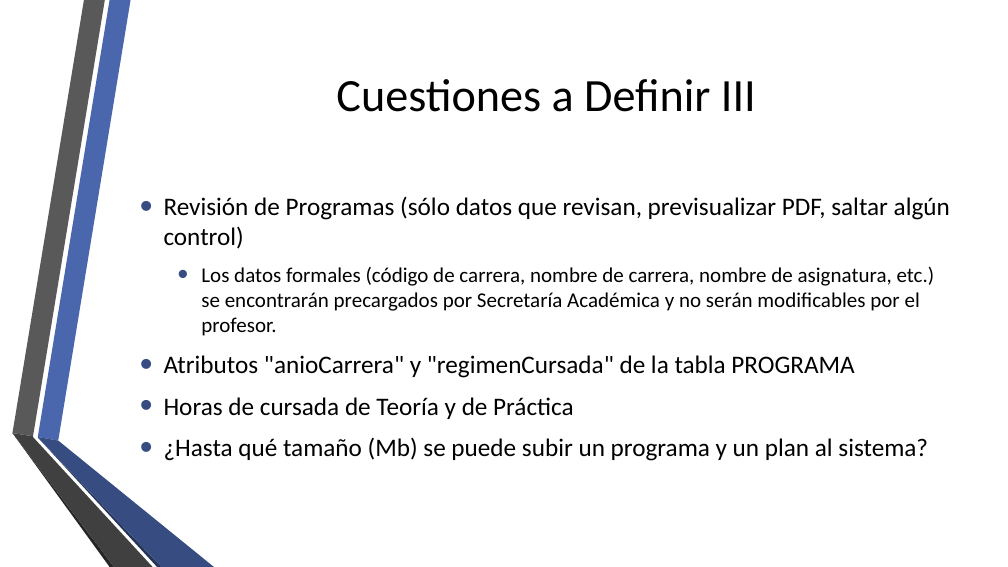
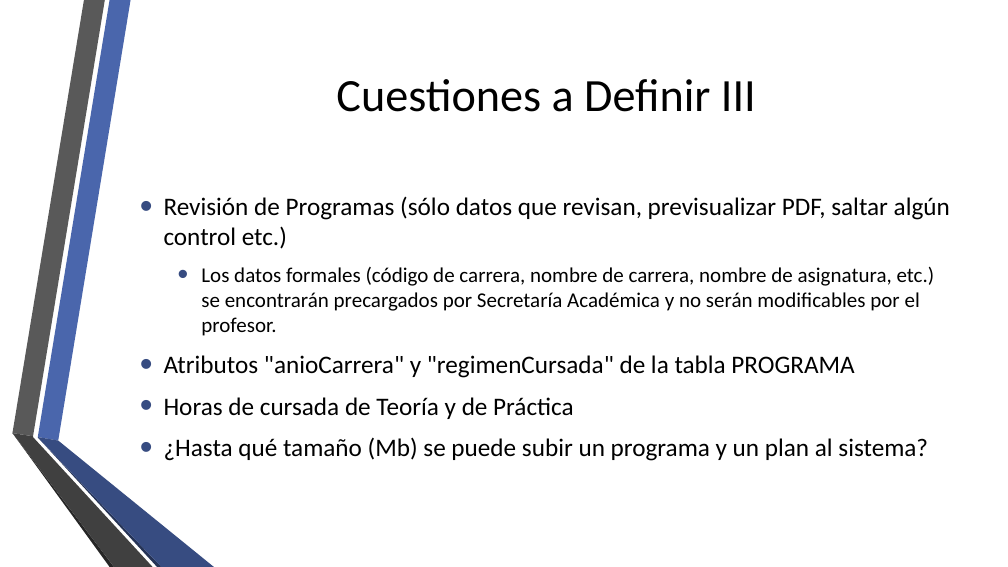
Before and after one commit to fge23/Sistema-VASPA, a slide deck: slide 24 of Presentaciones/presentacion vaspa - 12 - Noviembre 2019.pptx (slide 23 before the commit). Drawn at 1008x567 pixels with LibreOffice and Linux fonts; fonts in the diff are those of the drawing; background and template pictures are left out. Boxes give left, top, right and bottom in pixels: in the first picture for what was removed or moved away, otherwise in the second. Text is boxed around its words. In the diff, an @@ line names an element or a change of style, - is before the commit and + after.

```diff
--- a/Presentaciones/presentacion vaspa - 12 - Noviembre 2019.pptx
+++ b/Presentaciones/presentacion vaspa - 12 - Noviembre 2019.pptx
@@ text at (x1=164, y1=196, x2=950, y2=249): text changed @@
-• Revisión de Programas (sólo datos que revisan, previsualizar PDF, saltar algún control)
+• Revisión de Programas (sólo datos que revisan, previsualizar PDF, saltar algún control etc.)
```
Also in this commit, not shown: 7 other slides changed, 1 slide added.
